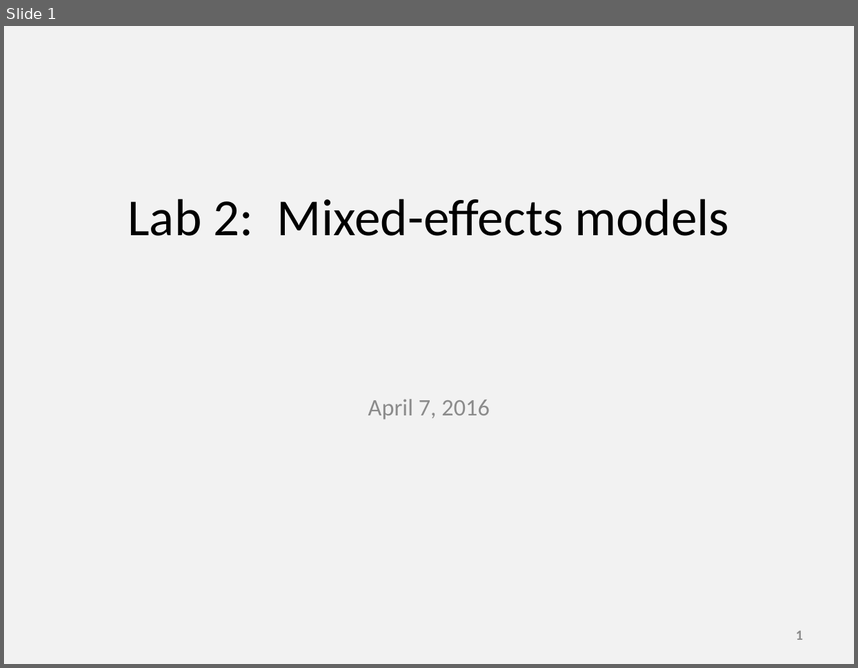
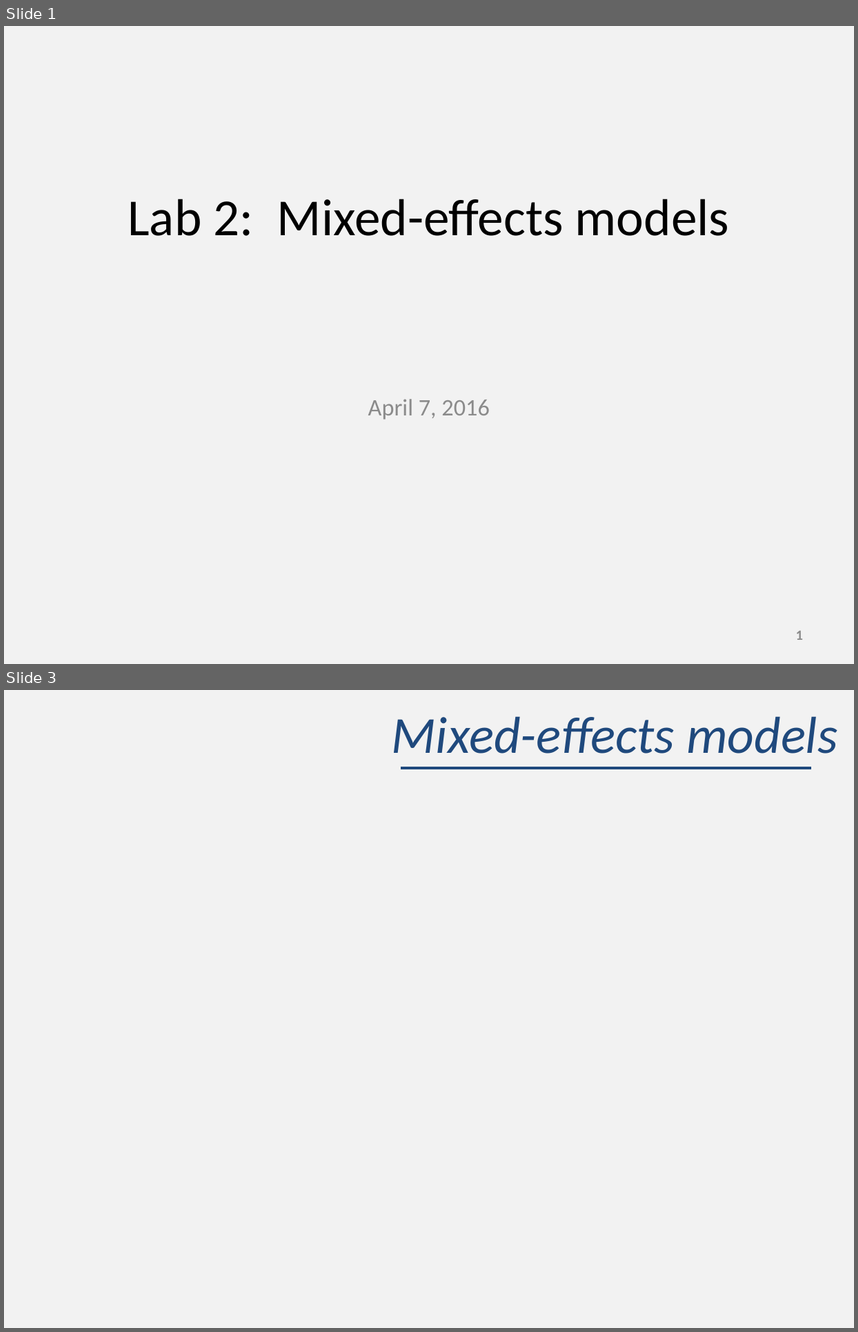
Before and after one commit to nmmarquez/2016_Spatio-temporal_models, a slide deck: Week 2 -- mixed-effects/Lab 2/Lab 2 -- Mixed-effects models.pptx. Shown one above the other, each under a label of ours: slide 1 before the commit, slides 1 and 3 after it; the slides between them are not shown. The pictures are 858x668 and 858x1332 pixels, drawn with LibreOffice and Linux fonts; fonts in the diff are those of the drawing; background and template pictures are left out. Boxes give left, top, right and bottom in pixels: in the first picture for what was removed or moved away, otherwise in the second. Text is boxed around its words. In the diff, an @@ line names an element or a change of style, - is before the commit and + after.

```diff
--- a/Week 2 -- mixed-effects/Lab 2/Lab 2 -- Mixed-effects models.pptx
+++ b/Week 2 -- mixed-effects/Lab 2/Lab 2 -- Mixed-effects models.pptx
@@ slide 3 added at [4,690,854,1328], background picture (left out) @@
@@ title added at [392,716,838,753], 44 pt, text #1F497D, italic @@
+Mixed-effects models
@@ line added from (401, 768) to (811, 768), #1F497D 2 pt @@
```
Also in this commit, not shown: 6 slides changed, 6 other slides added, 6 slides removed, 2 other files.
